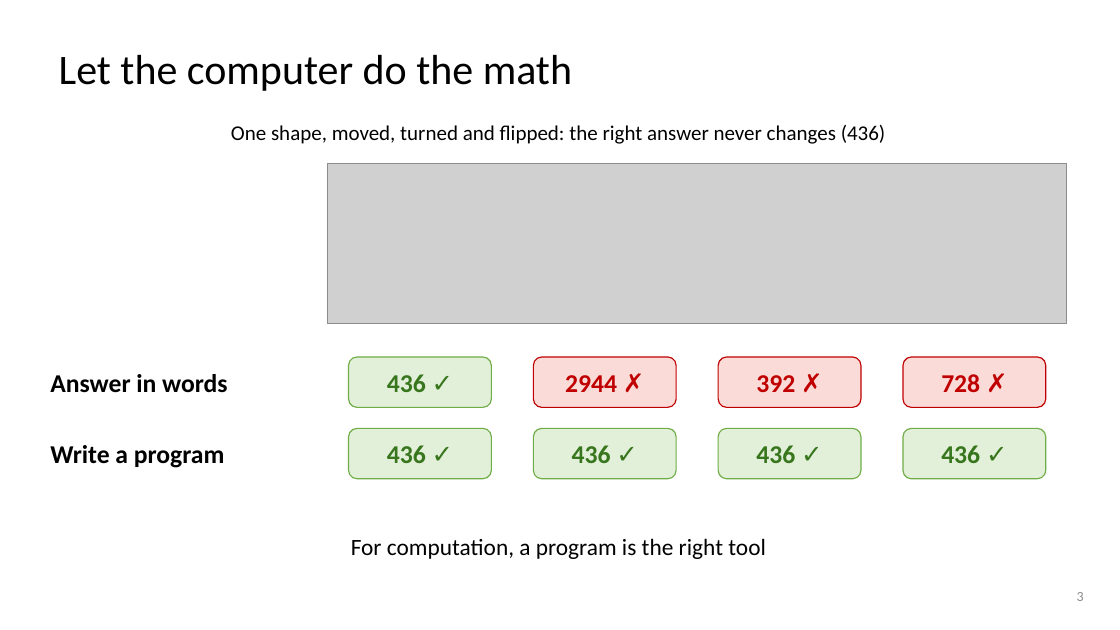
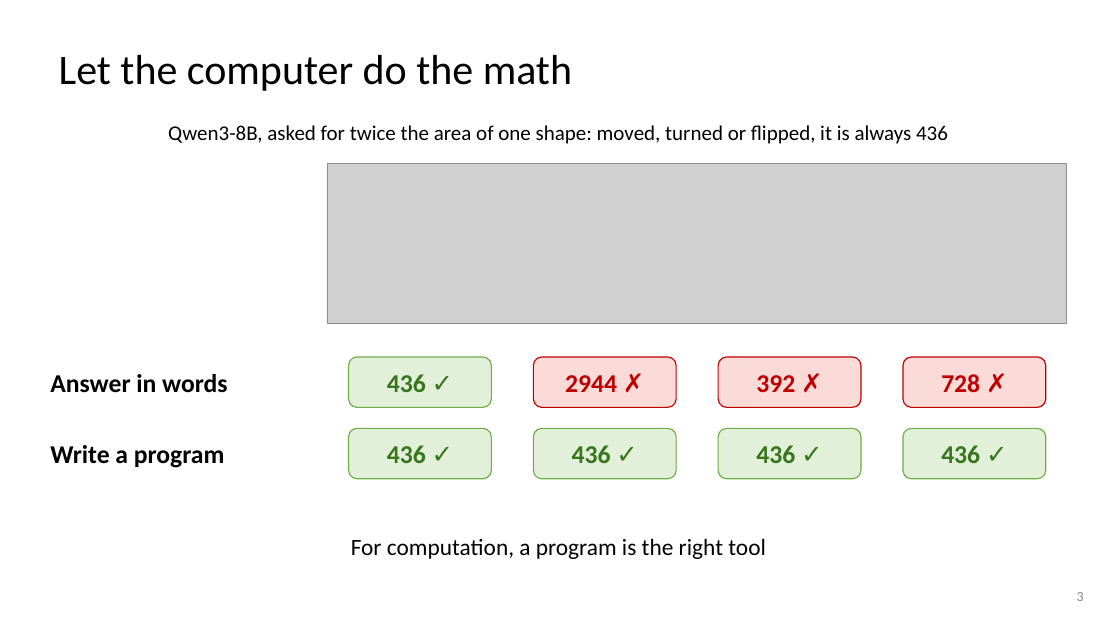
Before and after one commit to dlwns147/CSED490E_Project_Team5, a slide deck: slide 3 of PROPOSAL_slides.pptx. Drawn at 1120x630 pixels with LibreOffice and Linux fonts; fonts in the diff are those of the drawing; grey boxes stand for pictures. Boxes give left, top, right and bottom in pixels: in the first picture for what was removed or moved away, otherwise in the second. Text is boxed around its words. In the diff, an @@ line names an element or a change of style, - is before the commit and + after.

```diff
--- a/PROPOSAL_slides.pptx
+++ b/PROPOSAL_slides.pptx
@@ text at (x1=168, y1=125, x2=948, y2=144): text changed @@
-One shape, moved, turned and flipped: the right answer never changes (436)
+Qwen3-8B, asked for twice the area of one shape: moved, turned or flipped, it is always 436
```
Also in this commit, not shown: 7 other slides changed, 3 other files.
